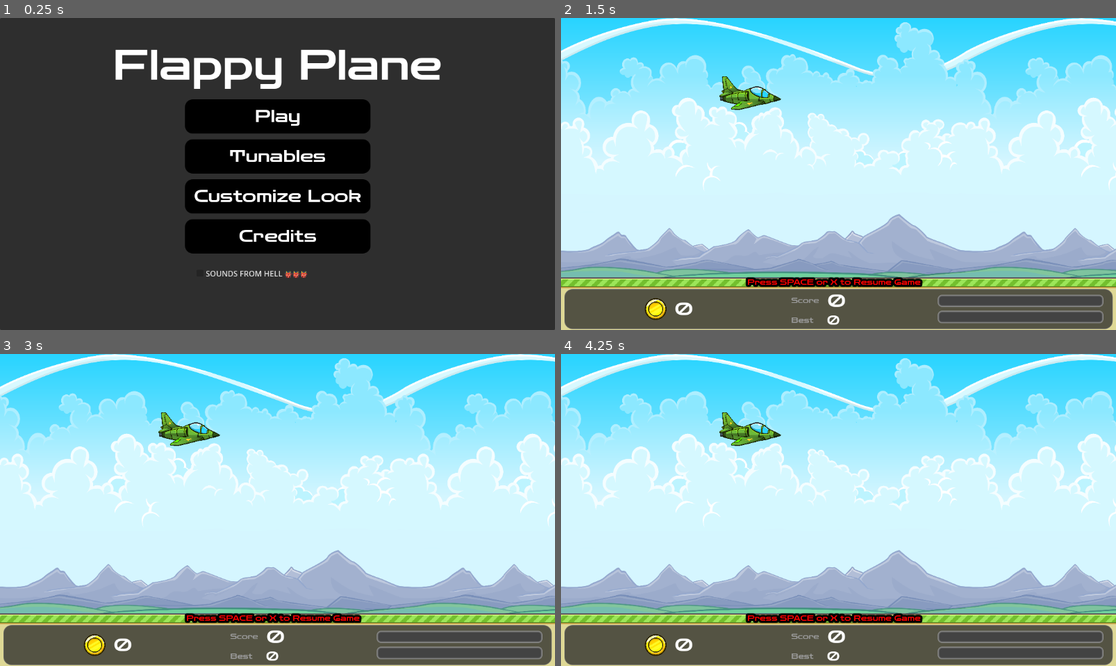
Above: before the commit, frames 1-4 (two rows, left to right).
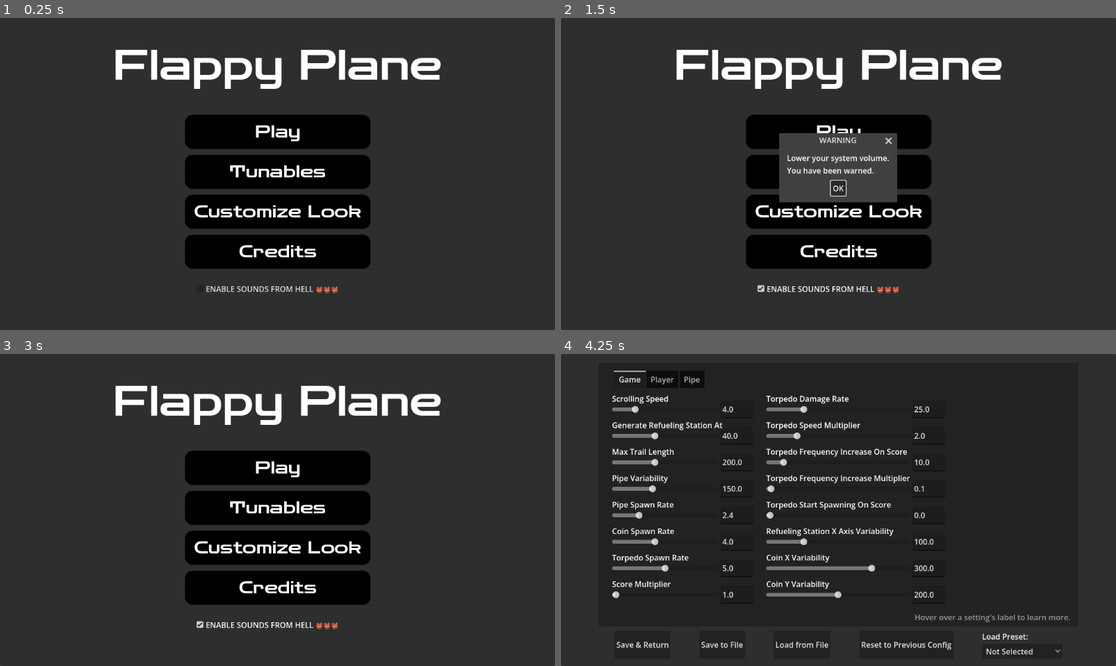
Above: after the commit, the same moments.

Repository: matrndev/flappy-plane
Game: Godot game, scene res://scenes/main_menu.tscn
The game is run twice, just before and just after one commit, with the same random seed, the same clock (stepped at 60 frames per second) and the same inputs.
Inputs (mouse positions are in pixels of both pictures, inside the frame that each line leads up to):
- Up to frame 1 (0.25 s): no input
- Up to frame 2 (1.5 s): click "SOUNDS FROM HELL 👹👹👹" (after the commit: "ENABLE SOUNDS FROM HELL 👹👹👹") at 0.5 s; click "Play" at 1.25 s
- Up to frame 3 (3 s): click (277, 466) at 2 s, where only the run after the commit has a clickable "Play"; click (277, 525) at 2.75 s, where only the run after the commit has a clickable "OK"
- Up to frame 4 (4.25 s): click (838, 506) at 3.5 s, where only the run after the commit has a clickable "Tunables"

The runs differ from the first frame. In frame 1, 9.3% of the frame differs, in the area x 33-67%, y 26-89%; in frame 2, 98%; in frame 3, 98%; in frame 4, 99%, in the area x 0-100%, y 0-100%.

Commit message:
add more sound effects

Diff:
--- a/project.godot
+++ b/project.godot
@@ -18,6 +18,10 @@
 run/main_scene="uid://bhg8xxkoha6hy"
 config/features=PackedStringArray("4.6", "Mobile")
 config/icon="res://icon.svg"
+
+[audio]
+
+buses/default_bus_layout="uid://b0bgnspsgg65y"
 
 [autoload]
 
--- a/scenes/game_stats.tscn
+++ b/scenes/game_stats.tscn
@@ -3,6 +3,7 @@
 [ext_resource type="Script" uid="uid://becpgv5l8r6vy" path="res://scripts/game_stats.gd" id="1_ul0qu"]
 [ext_resource type="FontFile" uid="uid://byrn6tqmul438" path="res://fonts/Zen_Dots/ZenDots-Regular.ttf" id="2_thv0x"]
 [ext_resource type="Texture2D" uid="uid://ctrhv3rpvm6vx" path="res://assets/plane_pack/flying_coins/animatable_parts/gold_coin.png" id="3_kqpaf"]
+[ext_resource type="AudioStream" uid="uid://c8jkay3ypp4ok" path="res://assets/audio/low_fuel.mp3" id="4_8j22x"]
 
 [sub_resource type="StyleBoxFlat" id="StyleBoxFlat_8j22x"]
 bg_color = Color(0.16565639, 0.16565642, 0.16565636, 0.76862746)
@@ -161,4 +162,7 @@
 theme_override_font_sizes/font_size = 26
 text = "21"
 
+[node name="LowFuelPlayer" type="AudioStreamPlayer2D" parent="." unique_id=865724248]
+stream = ExtResource("4_8j22x")
+
 [connection signal="timeout" from="FlashTimer" to="." method="_on_flash_timer_timeout"]
--- a/scenes/main_menu.tscn
+++ b/scenes/main_menu.tscn
@@ -67,10 +67,10 @@
 anchor_top = 0.5
 anchor_right = 0.5
 anchor_bottom = 0.5
-offset_left = -135.0
-offset_top = -66.5
-offset_right = 135.0
-offset_bottom = 146.5
+offset_left = -173.5
+offset_top = -109.5
+offset_right = 173.5
+offset_bottom = 253.5
 grow_horizontal = 2
 grow_vertical = 2
 theme_override_constants/separation = 40
@@ -133,7 +133,15 @@
 
 [node name="HellSoundsCheckbox" type="CheckBox" parent="Panel/VBoxContainer" unique_id=1073137786]
 layout_mode = 2
-text = "SOUNDS FROM HELL 👹👹👹"
+text = "ENABLE SOUNDS FROM HELL 👹👹👹"
+
+[node name="LoudSoundsDialog" type="AcceptDialog" parent="." unique_id=2108957513]
+oversampling_override = 1.0
+title = "WARNING"
+initial_position = 2
+size = Vector2i(229, 106)
+dialog_text = "Lower your system volume.
+You have been warned."
 
 [connection signal="pressed" from="Panel/VBoxContainer/PlayButton" to="." method="_on_play_button_pressed"]
 [connection signal="pressed" from="Panel/VBoxContainer/TunablesButton" to="." method="_on_tunables_button_pressed"]
--- a/scenes/refueling_menu.tscn
+++ b/scenes/refueling_menu.tscn
@@ -1,7 +1,8 @@
-[gd_scene load_steps=5 format=3 uid="uid://tv1so81v08fi"]
+[gd_scene format=3 uid="uid://tv1so81v08fi"]
 
 [ext_resource type="Script" uid="uid://1it6pnc7hy8k" path="res://scripts/refueling_menu.gd" id="1_hcs6c"]
 [ext_resource type="FontFile" uid="uid://byrn6tqmul438" path="res://fonts/Zen_Dots/ZenDots-Regular.ttf" id="2_cqm0w"]
+[ext_resource type="AudioStream" uid="uid://d4bnjs3as5brp" path="res://assets/audio/refueling_done.mp3" id="3_p5r2i"]
 
 [sub_resource type="Gradient" id="Gradient_hcs6c"]
 offsets = PackedFloat32Array(0, 0.5, 1)
@@ -11,7 +12,7 @@
 gradient = SubResource("Gradient_hcs6c")
 width = 160
 
-[node name="RefuelingMenu" type="Control"]
+[node name="RefuelingMenu" type="Control" unique_id=1454882050]
 layout_mode = 3
 anchors_preset = 15
 anchor_right = 1.0
@@ -20,14 +21,14 @@
 grow_vertical = 2
 script = ExtResource("1_hcs6c")
 
-[node name="Panel" type="Panel" parent="."]
+[node name="Panel" type="Panel" parent="." unique_id=1288263318]
 layout_mode = 0
 offset_left = -19.0
 offset_top = -74.0
 offset_right = 303.0
 offset_bottom = 218.0
 
-[node name="Bar" type="TextureRect" parent="."]
+[node name="Bar" type="TextureRect" parent="." unique_id=1839975334]
 layout_mode = 1
 offset_left = 33.097855
 offset_right = 233.9847
@@ -35,14 +36,14 @@
 rotation = 1.5707964
 texture = SubResource("GradientTexture1D_cqm0w")
 
-[node name="Cursor" type="ColorRect" parent="."]
+[node name="Cursor" type="ColorRect" parent="." unique_id=1833999639]
 layout_mode = 0
 offset_top = 15.0
 offset_right = 33.0
 offset_bottom = 21.0
 color = Color(0, 0, 0, 1)
 
-[node name="FuelPicked" type="Label" parent="."]
+[node name="FuelPicked" type="Label" parent="." unique_id=2033508226]
 layout_mode = 0
 offset_left = 150.0
 offset_top = 76.0
@@ -52,7 +53,7 @@
 theme_override_fonts/font = ExtResource("2_cqm0w")
 theme_override_font_sizes/font_size = 34
 
-[node name="Label2" type="Label" parent="."]
+[node name="Label2" type="Label" parent="." unique_id=246878763]
 layout_mode = 0
 offset_left = 38.0
 offset_top = -1.0
@@ -61,7 +62,7 @@
 theme_override_fonts/font = ExtResource("2_cqm0w")
 text = "+ 100"
 
-[node name="Label3" type="Label" parent="."]
+[node name="Label3" type="Label" parent="." unique_id=86984758]
 layout_mode = 0
 offset_left = 38.0
 offset_top = 87.0
@@ -70,7 +71,7 @@
 theme_override_fonts/font = ExtResource("2_cqm0w")
 text = "+ 50"
 
-[node name="Label4" type="Label" parent="."]
+[node name="Label4" type="Label" parent="." unique_id=1867164417]
 layout_mode = 0
 offset_left = 38.0
 offset_top = 180.0
@@ -79,7 +80,7 @@
 theme_override_fonts/font = ExtResource("2_cqm0w")
 text = "+ 0"
 
-[node name="Label" type="Label" parent="."]
+[node name="Label" type="Label" parent="." unique_id=2087302043]
 layout_mode = 1
 offset_left = 21.0
 offset_top = -55.0
@@ -89,3 +90,6 @@
 theme_override_fonts/font = ExtResource("2_cqm0w")
 theme_override_font_sizes/font_size = 23
 text = "Refueling Station"
+
+[node name="RefuelingDoneSound" type="AudioStreamPlayer2D" parent="." unique_id=1420974177]
+stream = ExtResource("3_p5r2i")
--- a/scripts/game_stats.gd
+++ b/scripts/game_stats.gd
@@ -39,3 +39,6 @@
 		fuel_bar.modulate = Color("#ff0000")
 	else:
 		fuel_bar.modulate = Color("#ffffff")
+
+	if not $LowFuelPlayer.playing:
+		$LowFuelPlayer.play()
--- a/scripts/main_menu.gd
+++ b/scripts/main_menu.gd
@@ -17,10 +17,12 @@
 	var bus: int = AudioServer.get_bus_index("Master")
 	if AudioServer.is_bus_effect_enabled(bus, 0):
 		$Panel/VBoxContainer/HellSoundsCheckbox.button_pressed = true
+		$LoudSoundsDialog.hide()
 
 func _on_hell_sounds_checkbox_toggled(toggled_on: bool) -> void:
 	var bus: int = AudioServer.get_bus_index("Master")
 	if toggled_on:
+		$LoudSoundsDialog.show()
 		for i in AudioServer.get_bus_effect_count(bus):
 			AudioServer.set_bus_effect_enabled(bus, i, true)
 	else:
--- a/scripts/refueling_menu.gd
+++ b/scripts/refueling_menu.gd
@@ -18,6 +18,7 @@
 		started = false
 		fuel_picked = (200 - cursor.position.y) / 2
 		fuel_picked_label.text = "%.f" % fuel_picked
+		$RefuelingDoneSound.play()
 		if "%.f" % fuel_picked == "67":
 			fuel_picked_label.add_theme_color_override("font_color", Color("#ff0000"))
 			fuel_picked_label.add_theme_font_size_override("font_size", 67)
Not shown, added: assets/audio/low_fuel.mp3.import
Not shown, added: assets/audio/refueling_done.mp3.import
Not shown, added: assets/audio/low_fuel.mp3
Not shown, added: assets/audio/refueling_done.mp3
